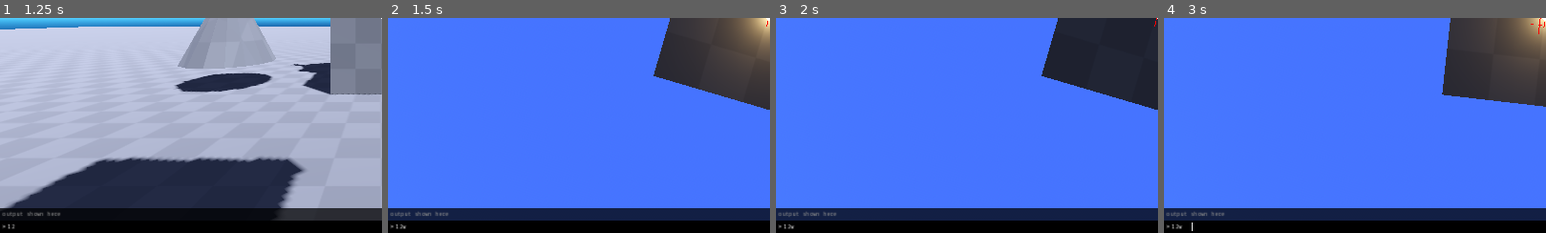
Above: before the commit, frames 1-4 (left to right).
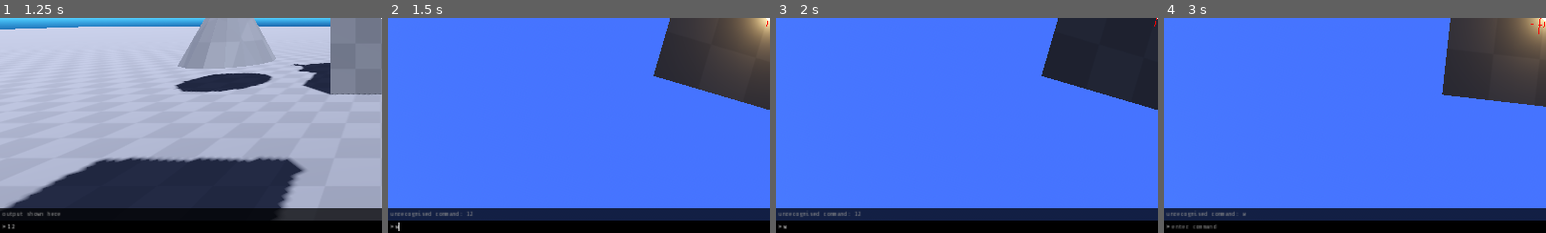
Above: after the commit, the same moments.

Repository: ditherworks/ditherworks_tools
Game: Godot game, scene res://demo/scenes/demo_world.tscn
The game is run twice, just before and just after one commit, with the same random seed, the same clock (stepped at 60 frames per second) and the same inputs.
Inputs (mouse positions are % of the whole screen's width and height, from its top left):
- Up to frame 1 (1.25 s): click (51, 99) at 0.52 s; type "12" at 0.6 s
- Up to frame 2 (1.5 s): tap Enter at 1.25 s; move the mouse to (55, 50) at 1.27 s; hold W (move_forward) from 1.28 s (still down); click (55, 50) at 1.35 s
- Up to frame 3 (2 s): keep holding W (move_forward); tap Space (jump) at 1.52 s
- Up to frame 4 (3 s): keep holding W (move_forward); tap Space (jump) at 2, 2.27 s; move the mouse to (45, 50) at 2.02 s; click (45, 50) at 2.1 s; tap Enter at 2.75 s; move the mouse to (52, 48) at 2.77 s; click (52, 48) at 2.85 s
The pictures show only the part of the screen within x 0-50%, y 50-100%; the shares and areas given below are measured in that part.

Frame 1 is identical in both runs. In frame 2, 0.1% of the frame differs, in the area x 2-23%, y 90-100%; in frame 3, 0.1%; in frame 4, 0.3%, in the area x 2-22%, y 90-100%.

Commit message:
console
- commands can be registered and called

Diff:
--- a/console/console.gd
+++ b/console/console.gd
@@ -19,16 +19,19 @@
 
 
 # Members
-@export var _output : Label
+@export var _output_line : Label
 @export var _input_line : LineEdit
 
 
 var _active := true
+var _commands : Array[Command]
 
 
 # Default Callbacks
 func _ready() -> void:
-	pass
+	_input_line.text_submitted.connect(_line_submitted)
+
+	register_command("quit", _quit)
 
 
 func _input(event: InputEvent) -> void:
@@ -48,6 +51,13 @@
 
 
 # Public Functions
+func register_command(handle: String, callable: Callable) -> void:
+	for com : Command in _commands:
+		if com.handle == handle:
+			return
+
+	_commands.push_back(Command.new(handle, callable))
+
 
 # Private Functions
 func _activate(active := true) -> void:
@@ -57,6 +67,33 @@
 		_input_line.grab_focus()
 	else:
 		get_viewport().gui_release_focus()
+
+
+func _line_submitted(text: String) -> void:
+	_parse_input(text)
+	_input_line.clear()
+
+
+func _parse_input(input: String) -> void:
+	var handle := input.substr(0, input.find(" "))
+	for com : Command in _commands:
+		if com.handle == handle:
+			var args := input.substr(input.find(" ") + 1).split(" ")
+			com.callable.call(args)
+			#_append_history(text)
+			_output(handle)
+			return
+
+	_output("unrecognised command: " + handle)
+
+
+func _output(text: String) -> void:
+	_output_line.text = text
+
+
+func _quit(args: PackedStringArray) -> void:
+	get_tree().quit()
+
 
 
 #@onready var _line := %LineEdit as LineEdit
--- a/console/console.tscn
+++ b/console/console.tscn
@@ -43,7 +43,7 @@
 # Private Functions
 "
 
-[node name="Console" type="Control" node_paths=PackedStringArray("_output", "_input_line")]
+[node name="Console" type="Control" node_paths=PackedStringArray("_output_line", "_input_line")]
 process_mode = 3
 layout_mode = 3
 anchors_preset = 12
@@ -55,7 +55,7 @@
 grow_vertical = 0
 theme = SubResource("Theme_x2nyh")
 script = ExtResource("2_si4vv")
-_output = NodePath("Output")
+_output_line = NodePath("Output")
 _input_line = NodePath("PanelContainer/HBoxContainer/LineEdit")
 
 [node name="Output" type="Label" parent="."]
